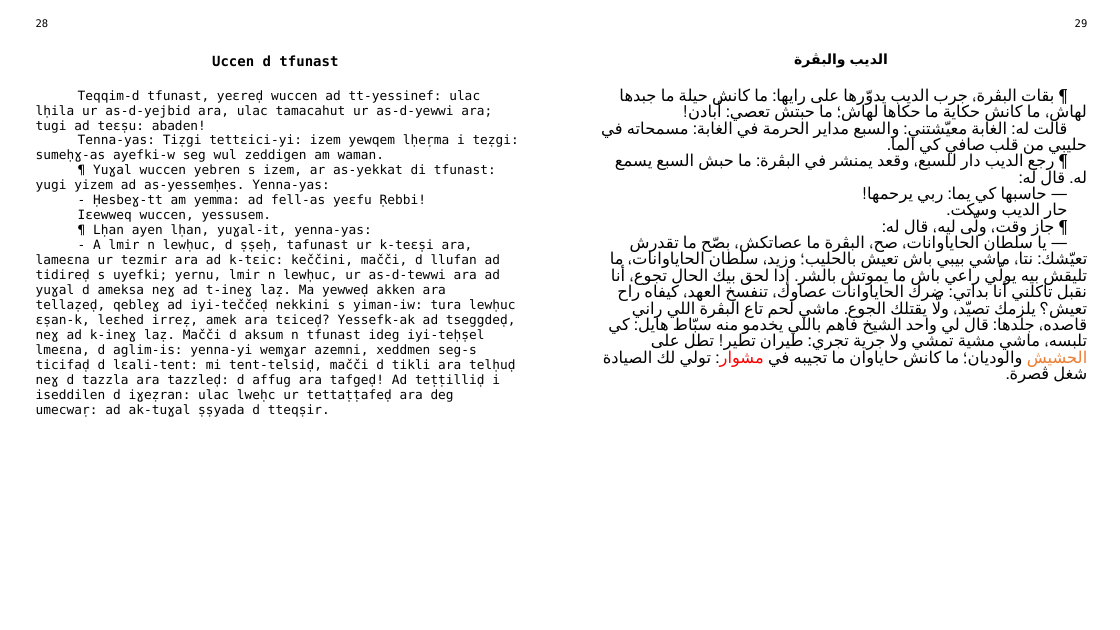
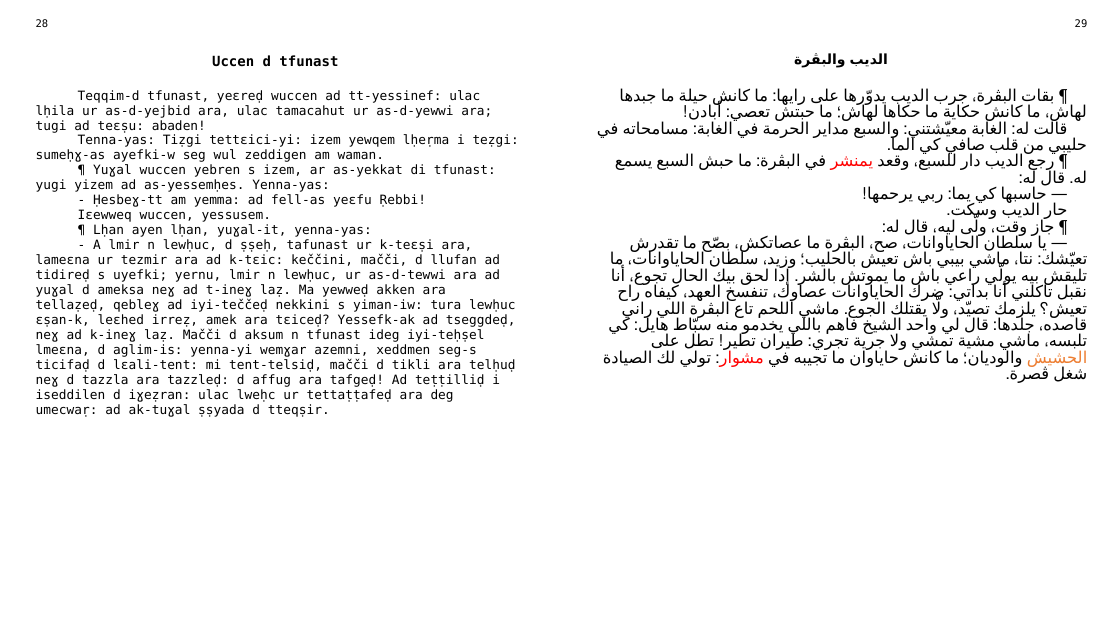
Before and after one commit to sferhah/tamacahut_n_wuccen, a slide deck: slide 10 of Uccen.ConsoleApp/uccen.arq.pptx. Drawn at 1120x630 pixels with LibreOffice and Linux fonts; fonts in the diff are those of the drawing. Boxes give left, top, right and bottom in pixels: in the first picture for what was removed or moved away, otherwise in the second. Text is boxed around its words. In the diff, an @@ line names an element or a change of style, - is before the commit and + after.

```diff
--- a/Uccen.ConsoleApp/uccen.arq.pptx
+++ b/Uccen.ConsoleApp/uccen.arq.pptx
@@ table at (27, 13, 1096, 607) @@
-row 3, column 3: ¶ بقات البڨرة، جرب الديب يدوّرها على رايها: ما كانش حيلة ما جبدها لهاش، ما كانش حكاية ما حكاها لهاش؛ ما حبتش تعصي: أبادن! / قالت له: الغابة معيّشتني: والسبع مداير الحرمة في الغابة: مسمحاته في حليبي من قلب صافي كي الما. / ¶ رجع الديب دار للسبع، وقعد يمنشر في البڨرة: ما حبش السبع يسمع له. قال له: / — حاسبها كي يما: ربي يرحمها! / حار الديب وسكت. / ¶ جاز وقت، ولّى ليه، قال له: / — يا سلطان الحاياوانات، صح، البڨرة ما عصاتكش، بصّح ما تقدرش تعيّشك: نتا، ماشي بيبي باش تعيش بالحليب؛ وزيد، سلطان الحاياوانات، ما تليقش بيه يولّي راعي باش ما يموتش بالشر. إدا لحق بيك الحال تجوع، أنا نقبل تاكلني أنا بداتي: ضرك الحاياوانات عصاوك، تنفسخ العهد، كيفاه راح تعيش؟ يلزمك تصيّد، ولّا يقتلك الجوع. ماشي لحم تاع البڨرة اللي راني قاصده، جلدها: قال لي واحد الشيخ فاهم باللي يخدمو منه سبّاط هايل: كي تلبسه، ماشي مشية تمشي ولا جرية تجري: طيران تطير! تطل على الحشيش والوديان؛ ما كانش حاياوان ما تجيبه في مشوار: تولي لك الصيادة شغل ڨصرة.
+row 3, column 3: ¶ بقات البڨرة، جرب الديب يدوّرها على رايها: ما كانش حيلة ما جبدها لهاش، ما كانش حكاية ما حكاها لهاش؛ ما حبتش تعصي: أبادن! / قالت له: الغابة معيّشتني: والسبع مداير الحرمة في الغابة: مسامحاته في حليبي من قلب صافي كي الما. / ¶ رجع الديب دار للسبع، وقعد يمنشر في البڨرة: ما حبش السبع يسمع له. قال له: / — حاسبها كي يما: ربي يرحمها! / حار الديب وسكت. / ¶ جاز وقت، ولّى ليه، قال له: / — يا سلطان الحاياوانات، صح، البڨرة ما عصاتكش، بصّح ما تقدرش تعيّشك: نتا، ماشي بيبي باش تعيش بالحليب؛ وزيد، سلطان الحاياوانات، ما تليقش بيه يولّي راعي باش ما يموتش بالشر. إدا لحق بيك الحال تجوع، أنا نقبل تاكلني أنا بداتي: ضرك الحاياوانات عصاوك، تنفسخ العهد، كيفاه راح تعيش؟ يلزمك تصيّد، ولّا يقتلك الجوع. ماشي اللحم تاع البڨرة اللي راني قاصده، جلدها: قال لي واحد الشيخ فاهم باللي يخدمو منه سبّاط هايل: كي تلبسه، ماشي مشية تمشي ولا جرية تجري: طيران تطير! تطل على الحشيش والوديان؛ ما كانش حاياوان ما تجيبه في مشوار: تولي لك الصيادة شغل ڨصرة.
```
Also in this commit, not shown: 1 other file.
